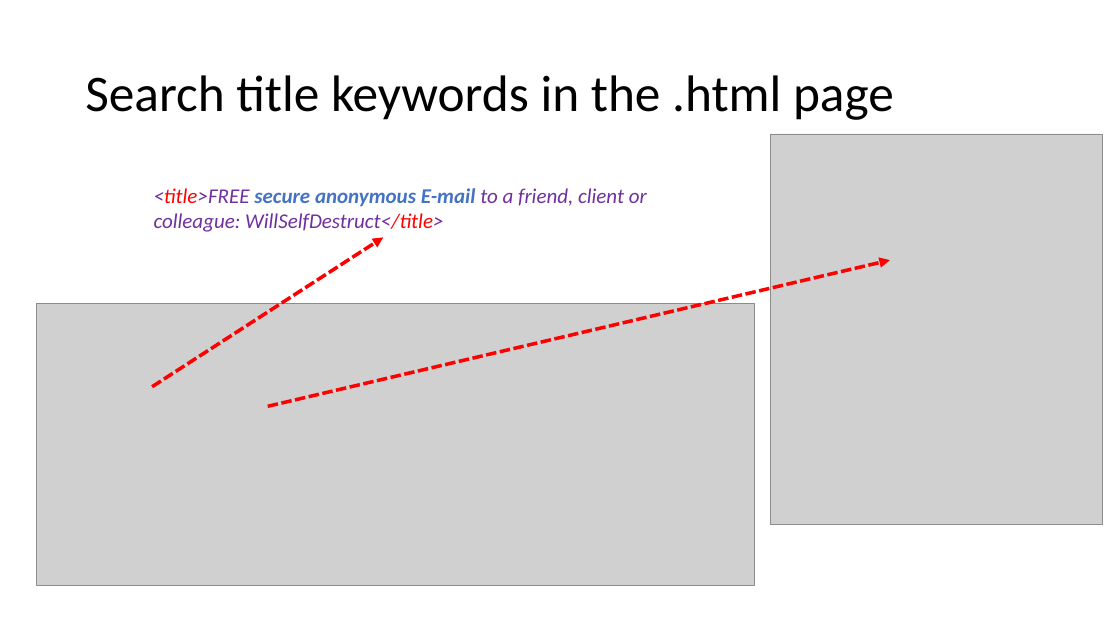
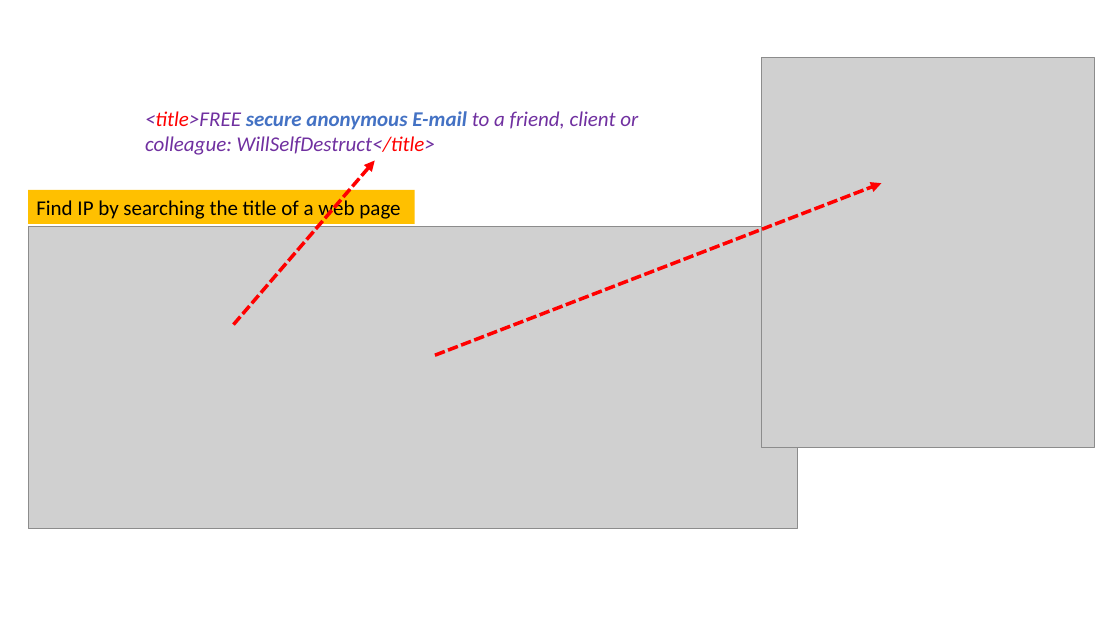
Before and after one commit to frankwxu/digital-forensics-lab, a slide deck: slide 21 of Email_Harassment/0_Investigate_Harassment_Email_Wireshark.pptx (slide 14 before the commit). Drawn at 1120x630 pixels with LibreOffice and Linux fonts; fonts in the diff are those of the drawing; grey boxes stand for pictures; background and template pictures are left out. Boxes give left, top, right and bottom in pixels: in the first picture for what was removed or moved away, otherwise in the second. Text is boxed around its words. In the diff, an @@ line names an element or a change of style, - is before the commit and + after.

```diff
--- a/Email_Harassment/0_Investigate_Harassment_Email_Wireshark.pptx
+++ b/Email_Harassment/0_Investigate_Harassment_Email_Wireshark.pptx
@@ picture moved from (x1=770, y1=134, x2=1103, y2=524) to (x1=762, y1=57, x2=1095, y2=448) @@
@@ title removed at (x1=85, y1=75, x2=894, y2=120) @@
-Search title keywords in the .html page
@@ text "<title>FREE secure anonymous E-mail to ..." moved from (x1=154, y1=188, x2=647, y2=232) to (x1=145, y1=111, x2=638, y2=155) @@
@@ arrow moved from (152, 386) - (383, 238) to (234, 324) - (375, 160) @@
@@ rectangle added at (x1=28, y1=190, x2=414, y2=223), fill #FFC000, 18 pt, text #000000 @@
+Find IP by searching the title of a web page
@@ arrow moved from (268, 407) - (890, 260) to (435, 355) - (881, 183) @@
@@ picture resized from (x1=37, y1=303, x2=755, y2=586) to (x1=28, y1=227, x2=797, y2=529) @@
```
Also in this commit, not shown: 9 other slides changed, 10 slides added, 2 slides removed, 4 other files.
